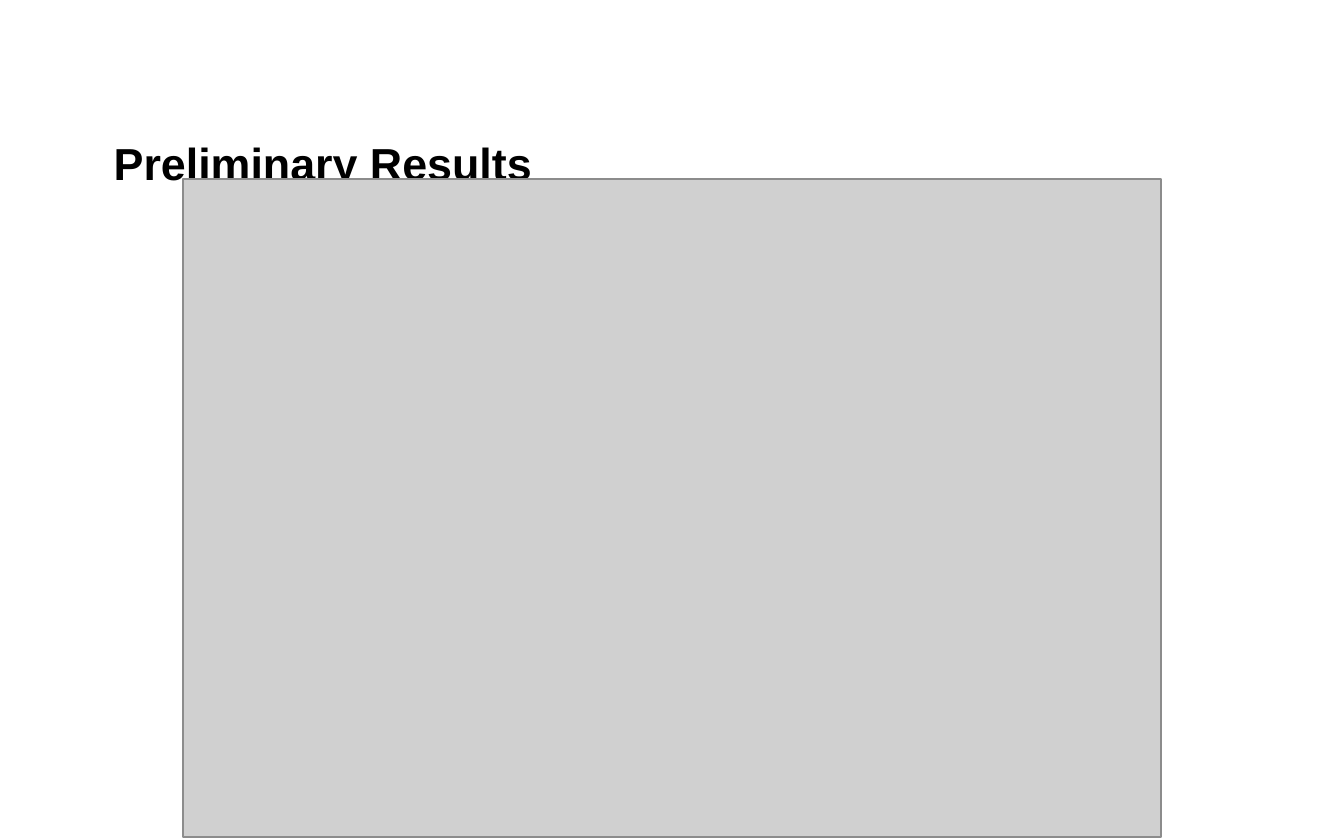
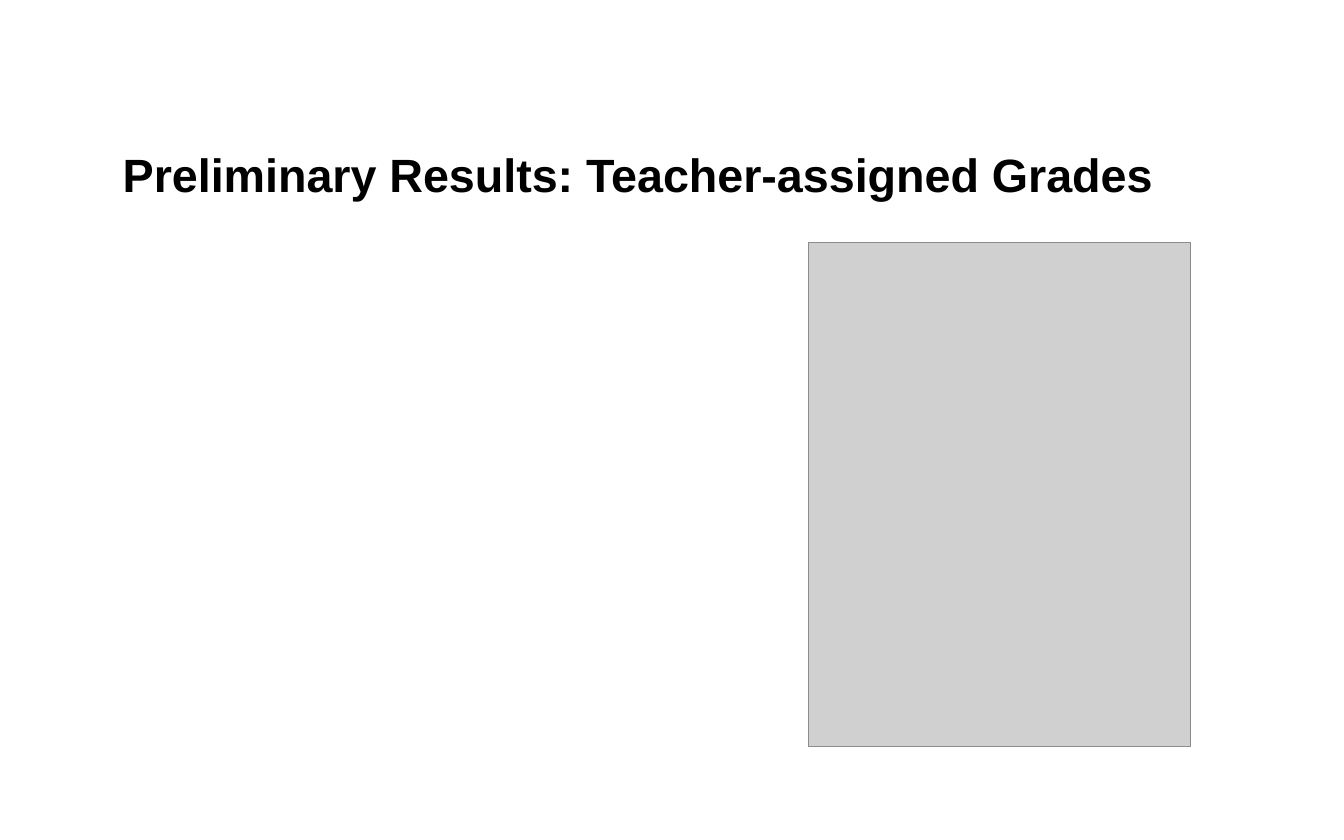
Before and after one commit to tonyctan/CEMO-PhD, a slide deck: slide 5 of Teaching/NERA_2022/Tony.pptx. Drawn at 1344x840 pixels with LibreOffice and Linux fonts; fonts in the diff are those of the drawing; grey boxes stand for pictures; background and template pictures are left out. Boxes give left, top, right and bottom in pixels: in the first picture for what was removed or moved away, otherwise in the second. Text is boxed around its words. In the diff, an @@ line names an element or a change of style, - is before the commit and + after.

Commit message:
Split preliminary restuls into teacher and exam grades

```diff
--- a/Teaching/NERA_2022/Tony.pptx
+++ b/Teaching/NERA_2022/Tony.pptx
@@ title "Preliminary Results: Teacher-assigned Grades" at (x1=123, y1=158, x2=1153, y2=202): vertical alignment top to middle @@
@@ title at (x1=123, y1=158, x2=1153, y2=202): text changed; size 24 to 25 pt @@
-Preliminary Results
+Preliminary Results: Teacher-assigned Grades
@@ picture removed at (x1=183, y1=179, x2=1161, y2=837) @@
@@ picture added at (x1=809, y1=243, x2=1191, y2=747) @@
```
Also in this commit, not shown: 3 other slides changed, 3 slides added, 2 slides removed, 3 other files.
